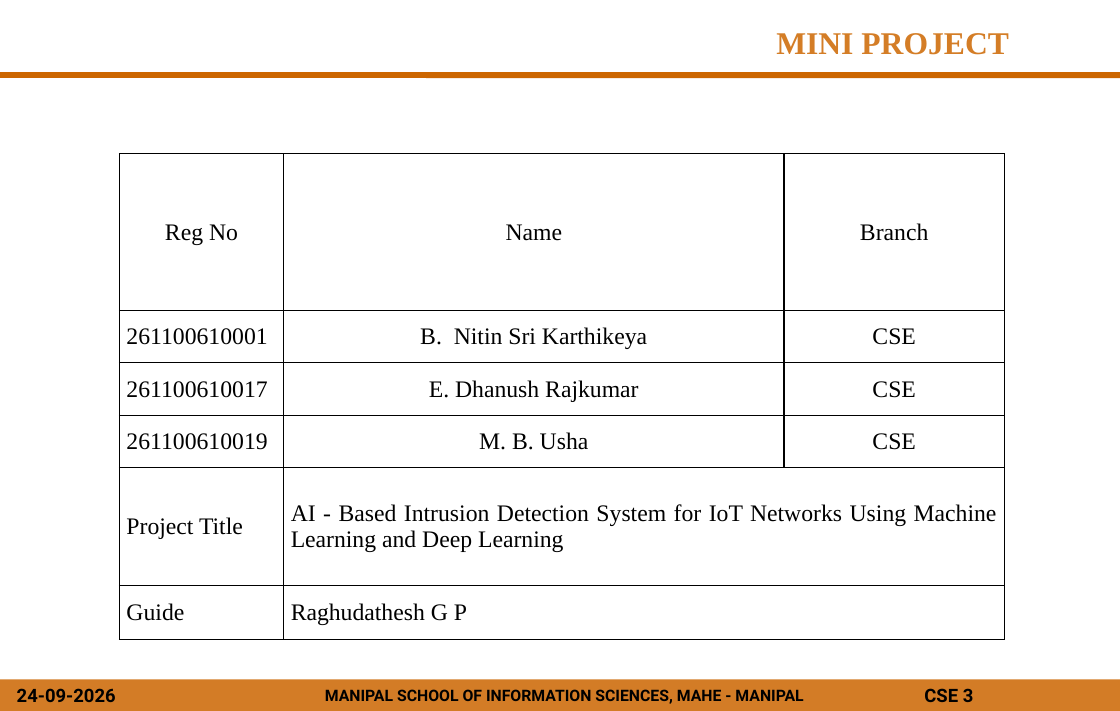
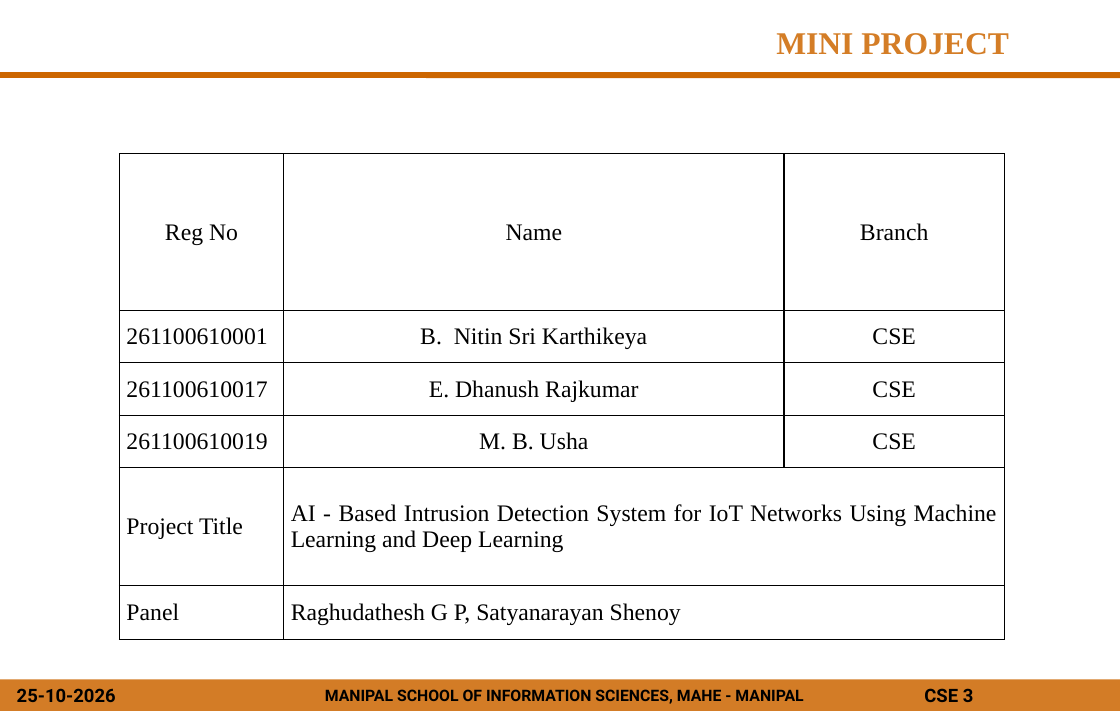
Before and after one commit to NitinKarthik01/AI_IDS, a slide deck: slide 1 of DOCS/CSE3_PPT.pptx. Drawn at 1120x711 pixels with LibreOffice and Linux fonts; fonts in the diff are those of the drawing; background and template pictures are left out. Boxes give left, top, right and bottom in pixels: in the first picture for what was removed or moved away, otherwise in the second. Text is boxed around its words. In the diff, an @@ line names an element or a change of style, - is before the commit and + after.

```diff
--- a/DOCS/CSE3_PPT.pptx
+++ b/DOCS/CSE3_PPT.pptx
@@ table at bbox=[119, 154, 1004, 639] @@
-row 6, column 1: Guide
+row 6, column 1: Panel
-row 6, column 2: Raghudathesh G P
+row 6, column 2: Raghudathesh G P, Satyanarayan Shenoy
@@ text at bbox=[17, 688, 116, 702]: text changed @@
-24-09-2026
+25-10-2026
```
Also in this commit, not shown: 21 other slides changed, 26 other files.
